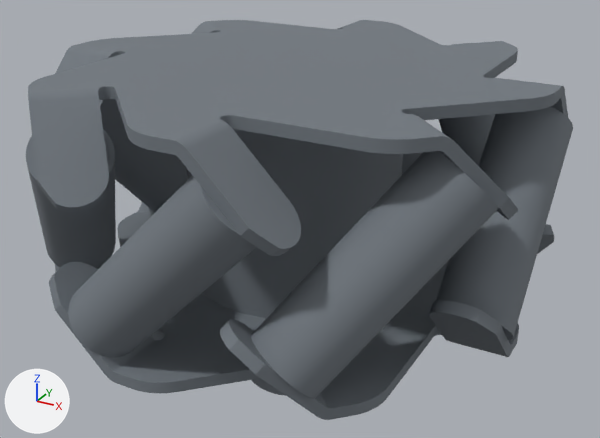
Before and after pictures for a commit that changed the COLLADA model lgdxrobot2_webots/protos/meshes/Wheel2.dae.
Before and after are seen from a 50 mm camera at (0.0538, -0.0962, 0.0737) aimed at (0.0004, 0.0008, 0.0252). The axes (+X, +Y, +Z) are drawn at lower left. The lights are the same throughout.

In view in the first picture: 'node0', 'node1'.
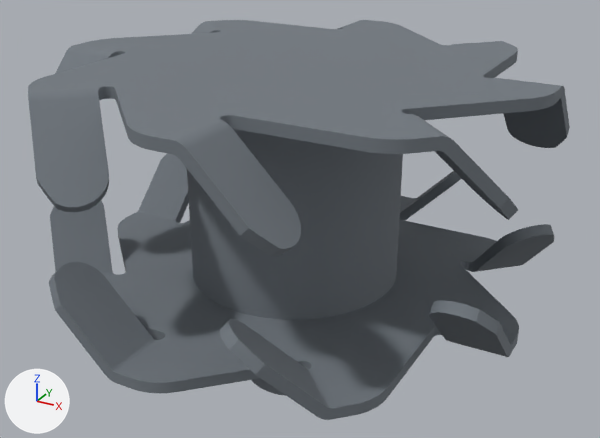
Edits to the scene script, one JSON object a line:
```json
{"op": "add", "block": "mat_b_frame_001_001", "code": ["mat_b_frame_001_001 = principled_material('b_Frame_001_001')", "mat_b_frame_001_001.base_color = (0.168, 0.191, 0.216)  # grey #727980", "mat_b_frame_001_001.roughness = 0.9"]}
{"op": "add", "block": "mat_b_shaft_001", "code": ["mat_b_shaft_001 = principled_material('b_Shaft_001_')", "mat_b_shaft_001.base_color = (0.168, 0.191, 0.216)  # grey #727980", "mat_b_shaft_001.roughness = 0.9"]}
{"block": "me_b_base_001", "where": "# used by ob_node0; location = (0.0, 0.0, 0.0)"}
{"op": "remove", "block": "me_b_base_001", "code": "me_b_base_001.from_pydata(...)  # 6614 vertices, 13184 faces; spans x -0.035..0.035, y -0.035..0.035, z 0.016..0.048"}
{"op": "add", "block": "me_b_base_001", "code": "me_b_base_001.from_pydata(...)  # 2163 vertices, 4322 faces; spans x -0.0343..0.0343, y -0.0343..0.0343, z 0.016..0.0275"}
{"block": "me_b_base_001", "change": "me_b_base_001 part 1: 10 loose pieces with 4451 vertices, spanning x -0.035..0.035, y -0.035..0.035, z 0.0175..0.048, are deleted"}
{"block": "me_b_coupler_001", "where": "# used by ob_node1; location = (0.0, 0.0, 0.0)"}
{"op": "remove", "block": "me_b_coupler_001", "code": "me_b_coupler_001.from_pydata(...)  # 756 vertices, 1512 faces; spans x -0.015..0.015, y -0.015..0.015, z 0.0..0.016"}
{"op": "remove", "block": "me_b_coupler_001", "code": "me_b_coupler_001.materials.append(mat_b_coupler_001)  # grey #727980"}
{"op": "add", "block": "me_b_coupler_001", "code": "me_b_coupler_001.from_pydata(...)  # 2182 vertices, 4360 faces; spans x -0.0343..0.0343, y -0.0343..0.0343, z 0.0365..0.048"}
{"block": "me_b_coupler_001", "change": "me_b_coupler_001 part 2: 2182 vertices added at x -0.0343..0.0343, y -0.0343..0.0343, z 0.0365..0.048"}
{"op": "add", "block": "me_b_coupler_001", "code": "me_b_coupler_001.materials.append(mat_b_frame_001_001)  # grey #727980"}
{"op": "add", "block": "me_b_shaft_001", "code": ["me_b_shaft_001 = bpy.data.meshes.new('b_Shaft_001_')", "me_b_shaft_001.from_pydata(...)  # a 126-sided cylinder along z spanning x -0.015..0.015, y -0.015..0.015, z 0.0175..0.0465", "me_b_shaft_001.materials.append(mat_b_shaft_001)  # grey #727980"]}
{"op": "add", "block": "ob_node2", "code": ["ob_node2 = bpy.data.objects.new('node2', me_b_shaft_001)", "ob_node2.location = (0.0, 0.0, 0.0)"]}
```

Pixel boxes [x1, y1, x2, y2] of what changed, in the pictures (600 x 438 px):
```json
{"object": "node0", "change": "reshaped", "before": [26, 20, 573, 420], "after": [49, 154, 554, 420], "on screen": "8% narrower, 33% shorter"}
{"object": "node1", "change": "reshaped", "before": [252, 378, 286, 396], "after": [28, 20, 570, 256]}
{"object": "node2", "change": "added", "after": [187, 129, 403, 320]}
{"part": 1, "of": "me_b_base_001", "change": "deleted", "before": [26, 20, 573, 398]}
{"part": 2, "of": "me_b_coupler_001", "change": "added", "after": [28, 20, 570, 256]}
```
